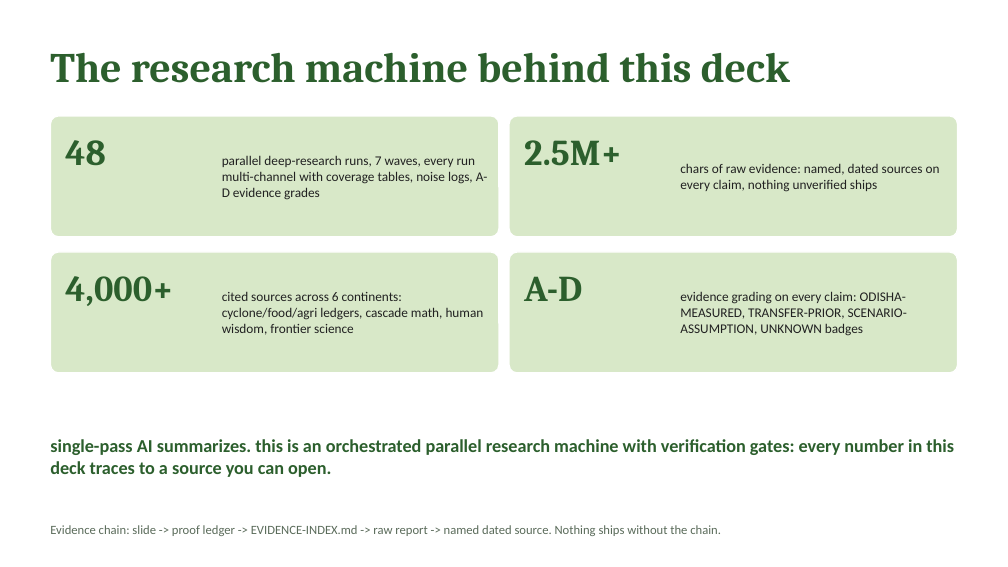
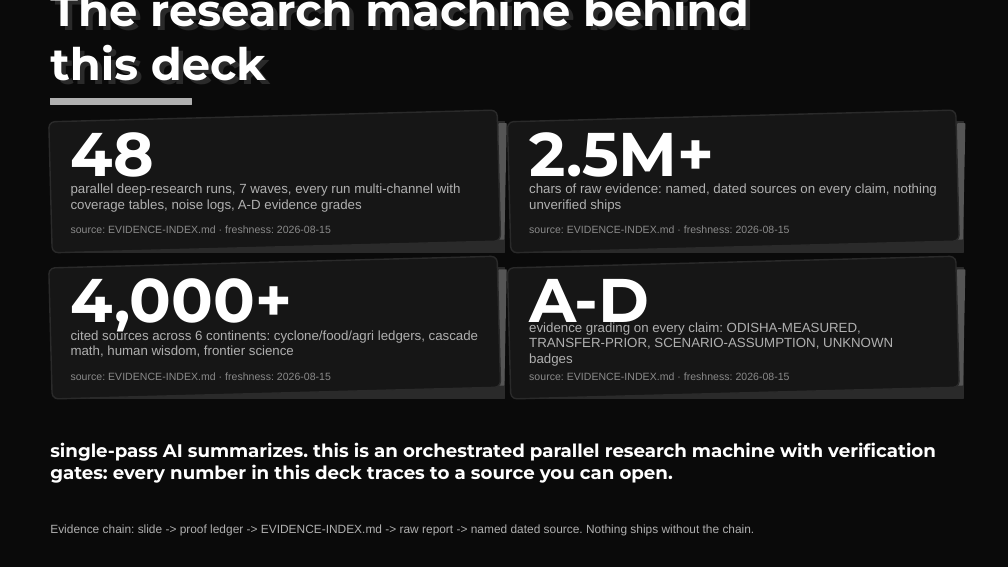
Before and after one commit to harshgounder/craft-n-code, a slide deck: slide 3 of scaffold/deck/KrishiSetu-Round0-20260816.pptx. Drawn at 1008x567 pixels with LibreOffice and Linux fonts; fonts in the diff are those of the drawing. Boxes give left, top, right and bottom in pixels: in the first picture for what was removed or moved away, otherwise in the second. Text is boxed around its words. In the diff, an @@ line names an element or a change of style, - is before the commit and + after.

Commit message:
window-d: T1 deck restyle (black/white/bold/3D, content-identical, 11 slides verified), T2 fresh-eyes audit (16 PASS/10 FLAG, PMFBY resolved by 2fd5c56), T3 submission kit (judge README, zip recipe, 17:20 checklist), EVIDENCE-INDEX em dash + THE-PLAN harness fixed in research-inputs copies

```diff
--- a/scaffold/deck/KrishiSetu-Round0-20260816.pptx
+++ b/scaffold/deck/KrishiSetu-Round0-20260816.pptx
@@ background #FFFFFF to #0A0A0A @@
@@ text added at bbox=[50, 0, 754, 81], 32 pt, text #FFFFFF, bold @@
+The research machine behind this deck
@@ text "The research machine behind this ..." at bbox=[55, 0, 749, 81]: size 30 to 32 pt, font Cambria to Montserrat, text colour #2C5F2D to #2A2A2A @@
@@ rectangle added at bbox=[50, 99, 192, 105], fill #B0B0B0, outline #B0B0B0 1 pt @@
@@ rectangle added at bbox=[56, 122, 505, 253], fill #2A2A2A, outline #2A2A2A 1 pt @@
@@ parallelogram added at bbox=[497, 124, 506, 239], fill #555555, outline #555555 1 pt @@
@@ rectangle added at bbox=[515, 122, 964, 253], fill #2A2A2A, outline #2A2A2A 1 pt @@
@@ parallelogram added at bbox=[956, 124, 965, 239], fill #555555, outline #555555 1 pt @@
@@ text "parallel deep-research runs, 7 waves, ...": place and size @@
-text "parallel deep-research runs, 7 waves, ..." at bbox=[222, 156, 488, 200]
+text "parallel deep-research runs, 7 waves, ..." at bbox=[71, 183, 461, 212]
@@ text "chars of raw evidence: named, ...": place and size @@
-text "chars of raw evidence: named, ..." at bbox=[680, 164, 940, 192]
+text "chars of raw evidence: named, ..." at bbox=[529, 183, 937, 212]
@@ text added at bbox=[71, 225, 331, 233], 7.5 pt, text #8A8A8A @@
+source: EVIDENCE-INDEX.md · freshness: 2026-08-15
@@ text added at bbox=[529, 225, 790, 233], 7.5 pt, text #8A8A8A @@
+source: EVIDENCE-INDEX.md · freshness: 2026-08-15
@@ rectangle added at bbox=[56, 267, 505, 398], fill #2A2A2A, outline #2A2A2A 1 pt @@
@@ fill #D8E8C8 to #161616; outline #FFFFFF 1 pt to #2A2A2A 1 pt; proportions changed; rotation 0 to 358 degrees in 4 elements at bbox=[49, 110, 501, 253], bbox=[507, 110, 959, 253], bbox=[49, 256, 501, 399], bbox=[507, 256, 959, 399] @@
@@ rectangle added at bbox=[515, 267, 964, 398], fill #2A2A2A, outline #2A2A2A 1 pt @@
@@ parallelogram added at bbox=[497, 270, 506, 385], fill #555555, outline #555555 1 pt @@
@@ size 26 to 44 pt, font Cambria to Montserrat, text colour #2C5F2D to #FFFFFF in 4 elements at bbox=[71, 132, 155, 191], bbox=[529, 132, 714, 191], bbox=[71, 278, 293, 337], bbox=[529, 279, 649, 335] @@
@@ parallelogram added at bbox=[956, 270, 965, 385], fill #555555, outline #555555 1 pt @@
@@ text "cited sources across 6 continents: ...": place and size @@
-text "cited sources across 6 continents: ..." at bbox=[222, 292, 484, 335]
+text "cited sources across 6 continents: ..." at bbox=[71, 329, 478, 357]
@@ font Calibri to Arial, text colour #212121 to #B0B0B0 in 4 elements at bbox=[71, 183, 461, 212], bbox=[529, 183, 937, 212], bbox=[71, 329, 478, 357], bbox=[529, 321, 893, 366] @@
@@ text "evidence grading on every claim: ...": place and size @@
-text "evidence grading on every claim: ..." at bbox=[680, 291, 907, 336]
+text "evidence grading on every claim: ..." at bbox=[529, 321, 893, 366]
@@ text added at bbox=[71, 372, 331, 380], 7.5 pt, text #8A8A8A @@
+source: EVIDENCE-INDEX.md · freshness: 2026-08-15
@@ text added at bbox=[529, 372, 790, 380], 7.5 pt, text #8A8A8A @@
+source: EVIDENCE-INDEX.md · freshness: 2026-08-15
@@ text "single-pass AI summarizes. this is ..." at bbox=[50, 442, 936, 483]: font Calibri to Montserrat, text colour #2C5F2D to #FFFFFF @@
@@ text "Evidence chain: slide -> proof ..." at bbox=[50, 524, 755, 536]: size 9 to 8.5 pt, font Calibri to Arial, text colour #5A6B5A to #B0B0B0 @@
```
Also in this commit, not shown: 10 other slides changed, 8 other files.
